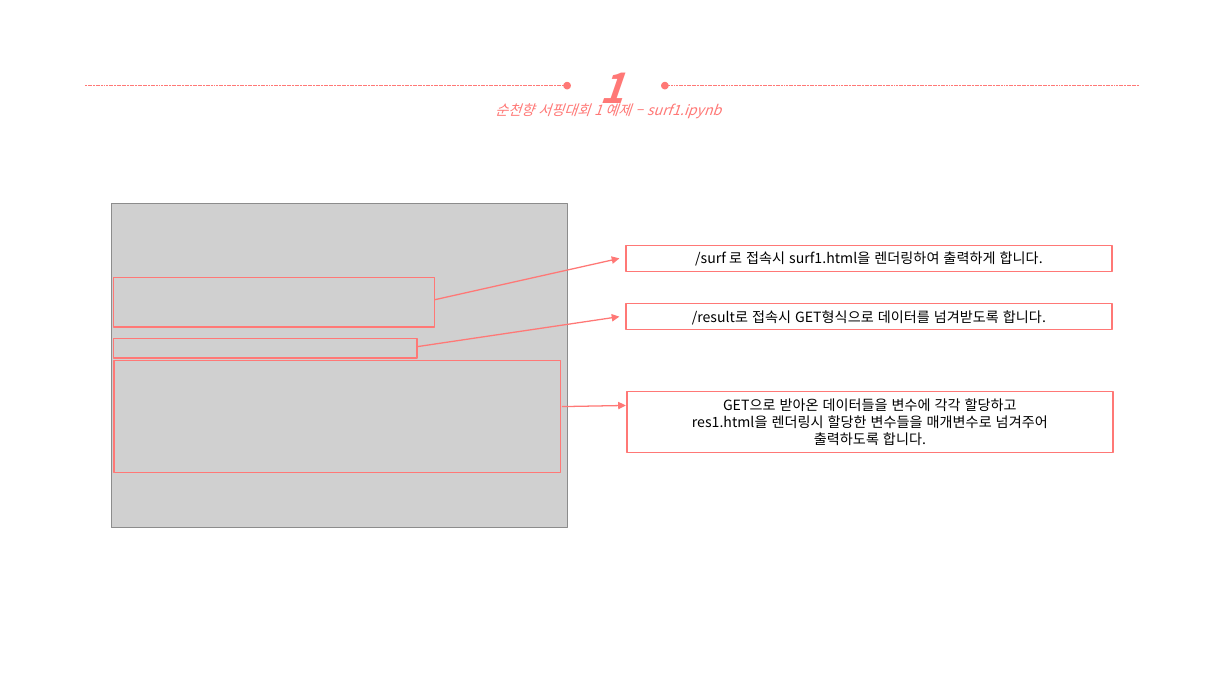
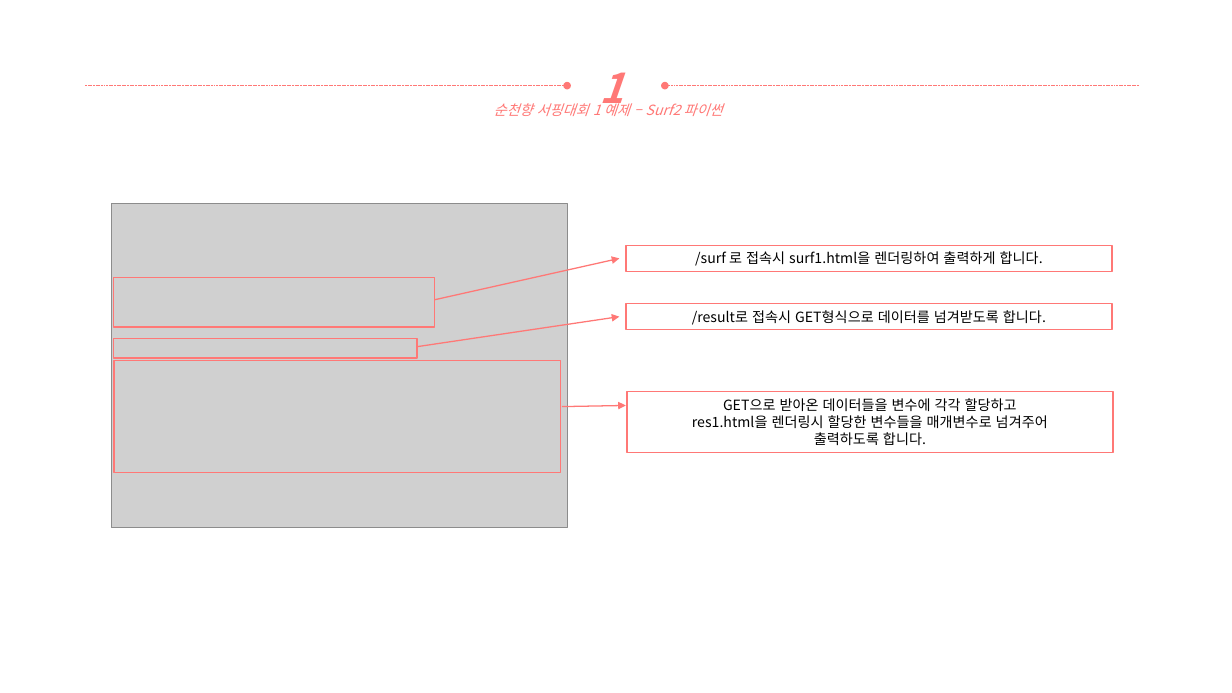
Before and after one commit to yooatom2200/Programing_Base_2, a slide deck: slide 2 of 6장/20164091-송희령-6주차 과제.pptx. Drawn at 1232x693 pixels with LibreOffice and Linux fonts; fonts in the diff are those of the drawing; grey boxes stand for pictures. Boxes give left, top, right and bottom in pixels: in the first picture for what was removed or moved away, otherwise in the second. Text is boxed around its words. In the diff, an @@ line names an element or a change of style, - is before the commit and + after.

Commit message:
실행예제 2 완성

```diff
--- a/6장/20164091-송희령-6주차 과제.pptx
+++ b/6장/20164091-송희령-6주차 과제.pptx
@@ text at (494, 101, 723, 116): text changed @@
-순천향 서핑대회 1 예제 – surf1.ipynb
+순천향 서핑대회 1 예제 – Surf2 파이썬
```
Also in this commit, not shown: 5 slides added, 5 other files.
